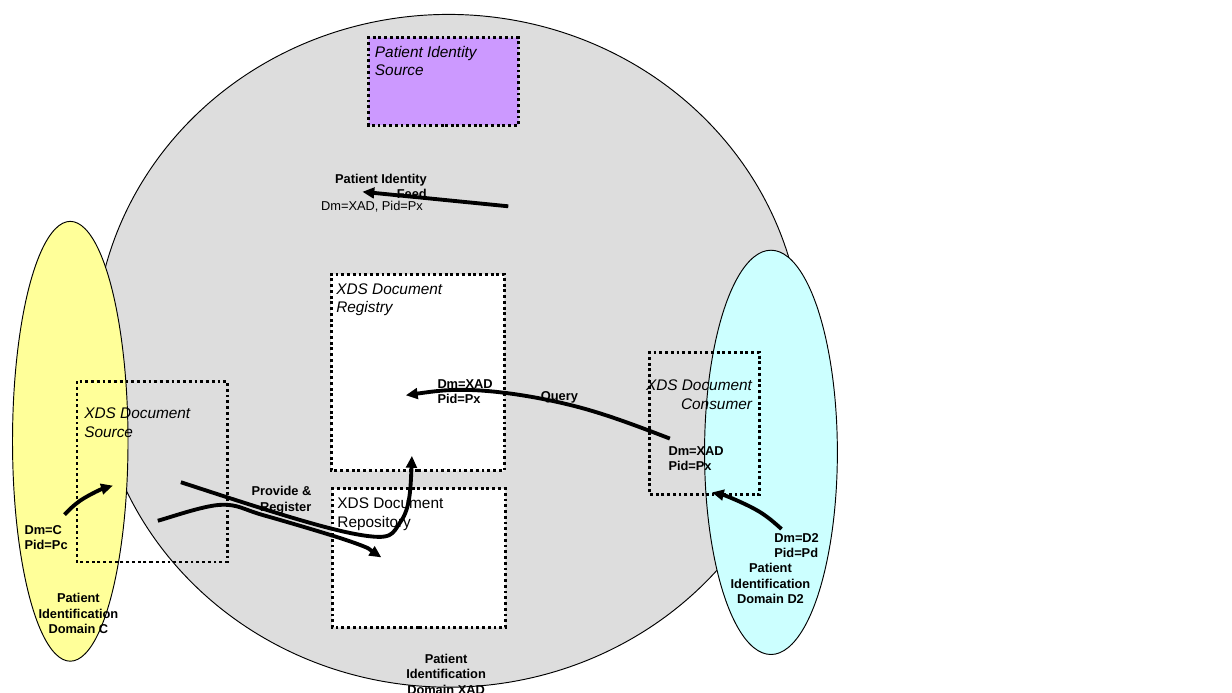
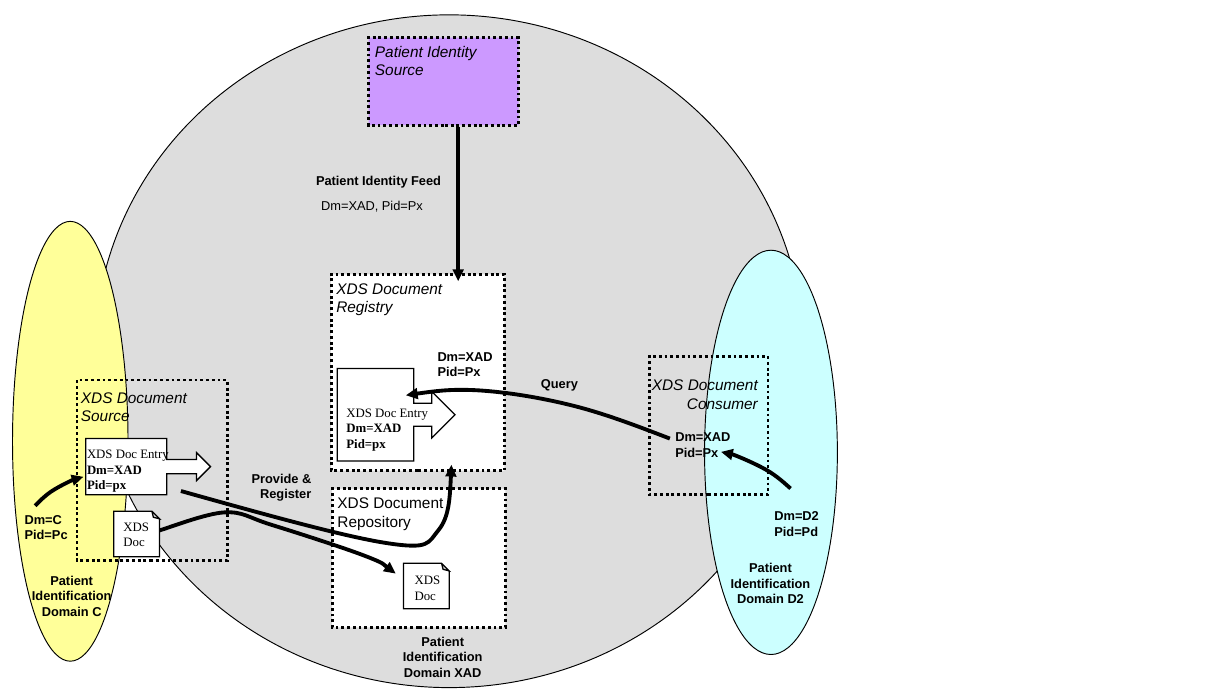
Before and after one commit to IHE/publications, a slide deck: slide 1 of ITI/TF/Volume1/media/Figure_10.4.9-1.pptx. Drawn at 1232x693 pixels with LibreOffice and Linux fonts; fonts in the diff are those of the drawing. Boxes give left, top, right and bottom in pixels: in the first picture for what was removed or moved away, otherwise in the second. Text is boxed around its words. In the diff, an @@ line names an element or a change of style, - is before the commit and + after.

```diff
--- a/ITI/TF/Volume1/media/Figure_10.4.9-1.pptx
+++ b/ITI/TF/Volume1/media/Figure_10.4.9-1.pptx
@@ arrow moved from (508, 206) - (363, 192) to (458, 128) - (458, 281) @@
@@ text "Patient Identity Feed" rewrapped from (335, 173, 427, 201) to (316, 175, 441, 187) @@
@@ text "Dm=XAD": place and size @@
-text "Dm=XAD" at (438, 377, 493, 403)
+text "Dm=XAD" at (438, 352, 493, 376)
@@ text "Query": place and size @@
-text "Query" at (541, 390, 578, 403)
+text "Query" at (541, 379, 578, 391)
@@ text "XDS Document Consumer": place and size @@
-text "XDS Document Consumer" at (646, 378, 752, 412)
+text "XDS Document Consumer" at (652, 378, 758, 412)
@@ rectangle: place and size @@
-rectangle at (650, 352, 760, 494)
+rectangle at (650, 356, 768, 494)
@@ right arrow callout added at (337, 369, 455, 461), outline #000000 1 pt @@
@@ text added at (346, 408, 428, 451), 10 pt, text #000000, bold @@
+XDS Doc Entry
+Dm=XAD
+Pid=px
@@ text "Dm=XAD": place and size @@
-text "Dm=XAD" at (669, 445, 724, 473)
+text "Dm=XAD" at (675, 431, 730, 460)
@@ right arrow callout added at (86, 439, 211, 495), fill #FFFFFF, outline #000000 1 pt @@
@@ text added at (87, 448, 168, 492), 10 pt, text #000000, bold @@
+XDS Doc Entry
+Dm=XAD
+Pid=px
@@ freeform shape: place and size @@
-freeform shape at (65, 486, 113, 515)
+freeform shape at (35, 477, 83, 506)
@@ freeform shape: place and size @@
-freeform shape at (181, 457, 412, 542)
+freeform shape at (181, 465, 452, 550)
@@ text "Provide & Register": place and size @@
-text "Provide & Register" at (252, 485, 311, 514)
+text "Provide & Register" at (252, 473, 311, 501)
@@ freeform shape: place and size @@
-freeform shape at (713, 493, 782, 530)
+freeform shape at (722, 452, 791, 489)
@@ text "Dm=C": place and size @@
-text "Dm=C" at (25, 525, 68, 549)
+text "Dm=C" at (25, 515, 68, 539)
@@ text "Dm=D2": place and size @@
-text "Dm=D2" at (774, 533, 818, 557)
+text "Dm=D2" at (774, 511, 818, 536)
@@ folded corner added at (114, 511, 160, 556), fill #FFFFFF, outline #000000 1 pt @@
@@ text added at (123, 522, 149, 546), 10 pt, text #000000 @@
+XDS Doc
@@ freeform shape: place and size @@
-freeform shape at (158, 504, 382, 557)
+freeform shape at (158, 511, 396, 573)
@@ 3 texts: place and size @@
-3 texts at (39, 406, 486, 678)
+3 texts at (32, 390, 483, 677)
@@ folded corner added at (404, 564, 450, 609), fill #FFFFFF, outline #000000 1 pt @@
@@ text added at (415, 575, 441, 600), 10 pt, text #000000 @@
+XDS Doc
```
Also in this commit, not shown: 1 other file.
